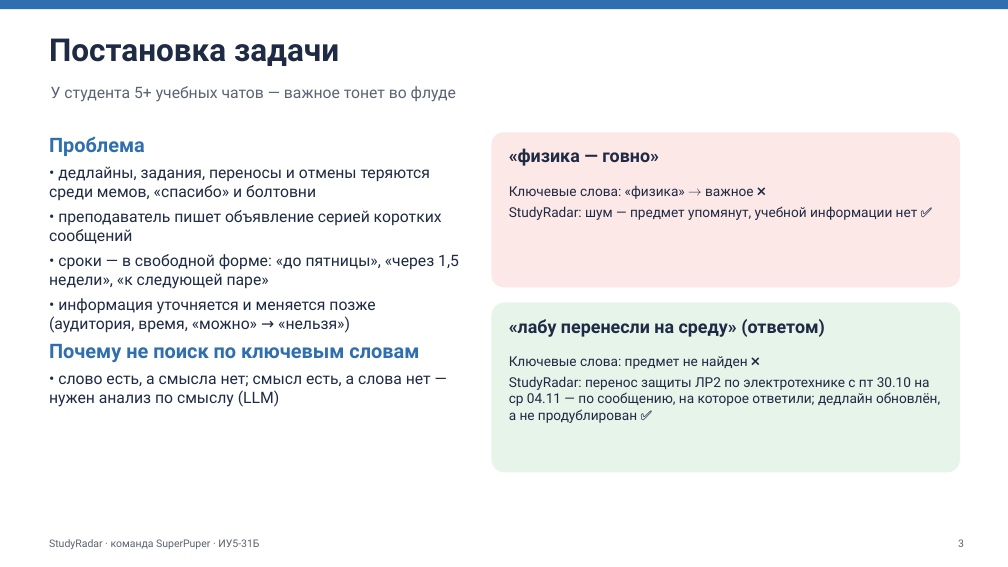
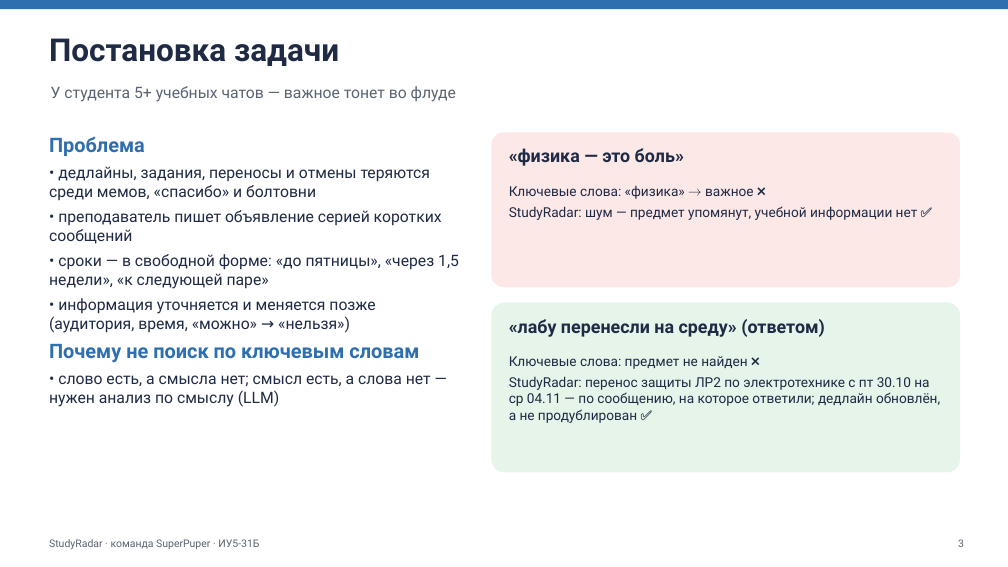
Before and after one commit to winlast/TG_Agent_champ, a slide deck: slide 3 of docs/StudyRadar_presentation.pptx. Drawn at 1008x567 pixels with LibreOffice and Linux fonts; fonts in the diff are those of the drawing. Boxes give left, top, right and bottom in pixels: in the first picture for what was removed or moved away, otherwise in the second. Text is boxed around its words. In the diff, an @@ line names an element or a change of style, - is before the commit and + after.

```diff
--- a/docs/StudyRadar_presentation.pptx
+++ b/docs/StudyRadar_presentation.pptx
@@ text at [509,148,684,166]: text changed @@
-«физика — говно»
+«физика — это боль»
```
Also in this commit, not shown: 8 other slides changed, 20 other files.
